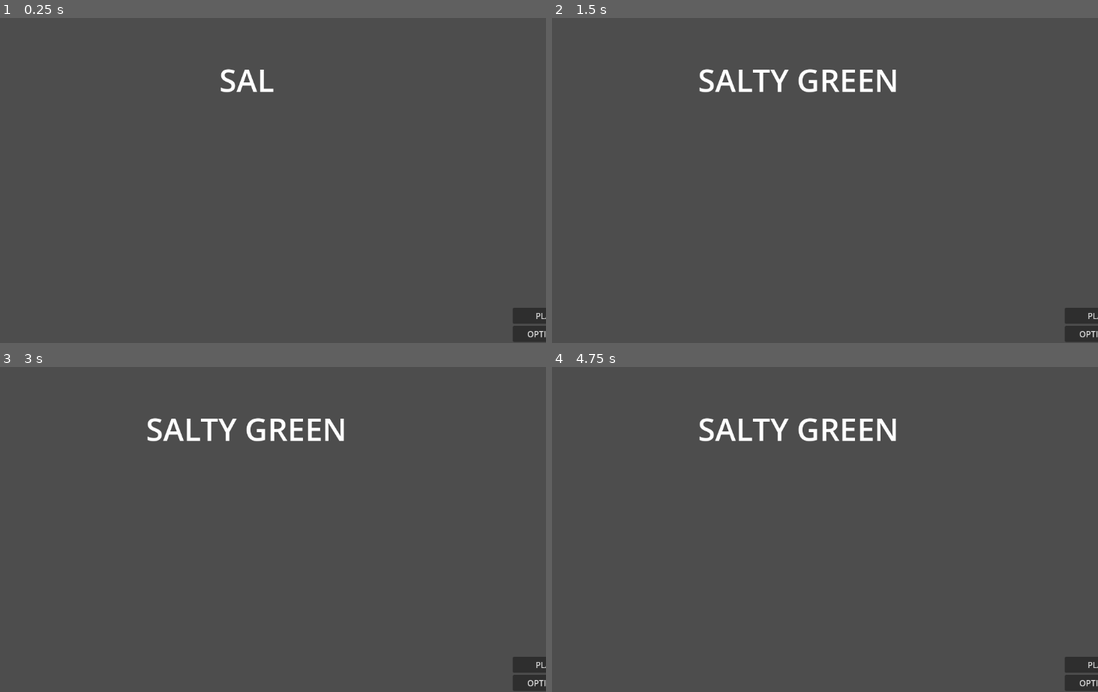
Above: before the commit, frames 1-4 (two rows, left to right).
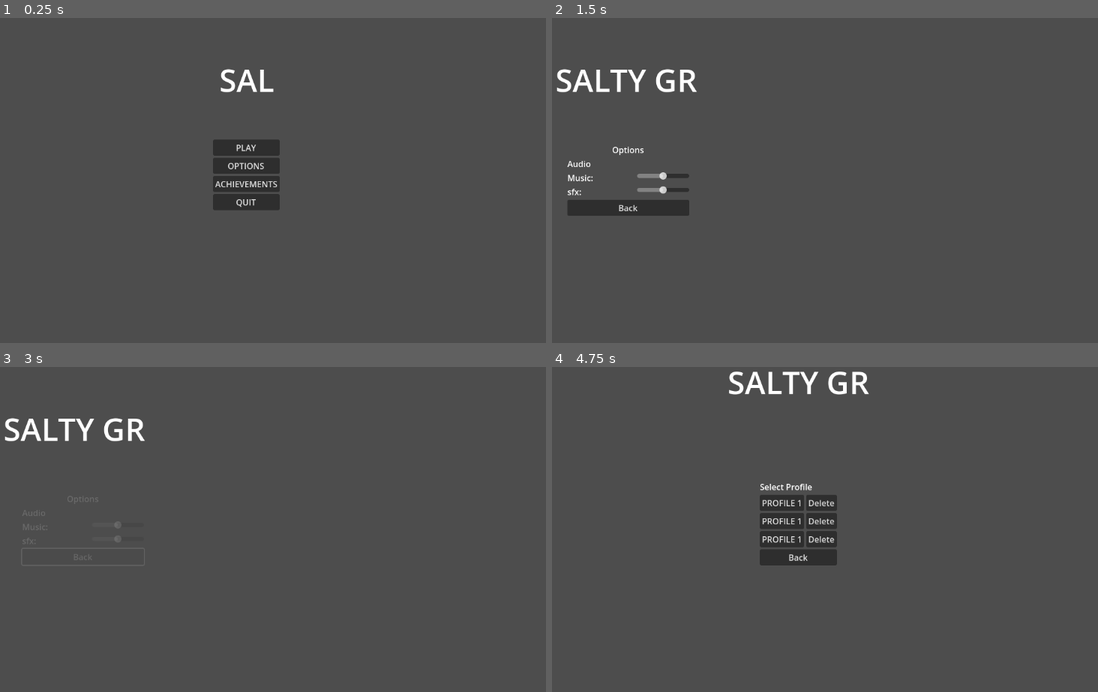
Above: after the commit, the same moments.

Repository: KoloidStudios/salty-green
Game: Godot game, scene res://src/ui/ui_menu.tscn
The game is run twice, just before and just after one commit, with the same random seed, the same clock (stepped at 60 frames per second) and the same inputs. This scene is started directly instead of the project's main scene.
Inputs (mouse positions are in pixels of both pictures, inside the frame that each line leads up to):
- Up to frame 1 (0.25 s): no input
- Up to frame 2 (1.5 s): click (797, 164) at 0.5 s, where only the run after the commit has a clickable "OPTIONS"; hold Right (right) from 1.28 s (still down)
- Up to frame 3 (3 s): tap Enter at 2 s; release Right (right) at 2.03 s; hold Down (down) 2.03-2.75 s; click (76, 555) at 2.75 s, where only the run after the commit has a clickable "Back"
- Up to frame 4 (4.75 s): click (797, 497) at 3.5 s, where only the run after the commit has a clickable "PLAY"; hold Right (right) from 4.28 s (still down)

The runs differ from the first frame. In frame 1, 2.8% of the frame differs, in the area x 39-100%, y 37-100%; in frame 2, 3.8%; in frame 3, 2.4%; in frame 4, 4.9%, in the area x 26-100%, y 1-100%.

Commit message:
ui: more speed on animation(i cant see well, srry)

Diff:
--- a/src/ui/ui_menu.tscn
+++ b/src/ui/ui_menu.tscn
@@ -1,6 +1,7 @@
-[gd_scene load_steps=7 format=3 uid="uid://uf3otym6vcdc"]
+[gd_scene load_steps=8 format=3 uid="uid://uf3otym6vcdc"]
 
 [ext_resource type="Script" path="res://src/ui/ui_menu.gd" id="1_dfvad"]
+[ext_resource type="Script" path="res://src/ui/audio.gd" id="2_wd0oq"]
 
 [sub_resource type="Animation" id="Animation_xls8m"]
 length = 0.001
@@ -219,7 +220,7 @@
 tracks/2/interp = 1
 tracks/2/loop_wrap = true
 tracks/2/keys = {
-"times": PackedFloat32Array(0.1, 0.9),
+"times": PackedFloat32Array(0.1, 1),
 "transitions": PackedFloat32Array(0.5, 0.5),
 "update": 0,
 "values": [Vector2(382.5, 98), Vector2(382.5, 8)]
@@ -255,7 +256,7 @@
 tracks/5/interp = 1
 tracks/5/loop_wrap = true
 tracks/5/keys = {
-"times": PackedFloat32Array(0, 0.4),
+"times": PackedFloat32Array(0, 0.5),
 "transitions": PackedFloat32Array(1, 1),
 "update": 1,
 "values": [true, false]
@@ -363,7 +364,7 @@
 
 [sub_resource type="Animation" id="Animation_q5drn"]
 resource_name = "options_pressed"
-length = 1.2
+length = 0.6
 tracks/0/type = "value"
 tracks/0/imported = false
 tracks/0/enabled = true
@@ -371,7 +372,7 @@
 tracks/0/interp = 1
 tracks/0/loop_wrap = true
 tracks/0/keys = {
-"times": PackedFloat32Array(0, 0.6),
+"times": PackedFloat32Array(0, 0.4),
 "transitions": PackedFloat32Array(0.5, 0.5),
 "update": 0,
 "values": [Vector2(512, 256), Vector2(296, 256)]
@@ -383,7 +384,7 @@
 tracks/1/interp = 1
 tracks/1/loop_wrap = true
 tracks/1/keys = {
-"times": PackedFloat32Array(0, 0.6),
+"times": PackedFloat32Array(0, 0.4),
 "transitions": PackedFloat32Array(0.5, 0.5),
 "update": 0,
 "values": [0.0, 0.0]
@@ -395,7 +396,7 @@
 tracks/2/interp = 1
 tracks/2/loop_wrap = true
 tracks/2/keys = {
-"times": PackedFloat32Array(0, 0.8),
+"times": PackedFloat32Array(0, 0.4),
 "transitions": PackedFloat32Array(0.5, 0.5),
 "update": 0,
 "values": [Vector2(382.5, 98), Vector2(52, 98)]
@@ -407,7 +408,7 @@
 tracks/3/interp = 1
 tracks/3/loop_wrap = true
 tracks/3/keys = {
-"times": PackedFloat32Array(0, 0.6),
+"times": PackedFloat32Array(0, 0.2),
 "transitions": PackedFloat32Array(0.5, 0.5),
 "update": 0,
 "values": [0.0, 0.0]
@@ -419,7 +420,7 @@
 tracks/4/interp = 1
 tracks/4/loop_wrap = true
 tracks/4/keys = {
-"times": PackedFloat32Array(0, 0.4),
+"times": PackedFloat32Array(0, 0.2),
 "transitions": PackedFloat32Array(0.5, 0.5),
 "update": 0,
 "values": [Color(1, 1, 1, 1), Color(1, 1, 1, 0)]
@@ -431,7 +432,7 @@
 tracks/5/interp = 1
 tracks/5/loop_wrap = true
 tracks/5/keys = {
-"times": PackedFloat32Array(0, 0.4),
+"times": PackedFloat32Array(0, 0.2),
 "transitions": PackedFloat32Array(1, 1),
 "update": 1,
 "values": [true, false]
@@ -443,10 +444,10 @@
 tracks/6/interp = 1
 tracks/6/loop_wrap = true
 tracks/6/keys = {
-"times": PackedFloat32Array(0.6, 1.2),
-"transitions": PackedFloat32Array(0.5, 0.5),
-"update": 0,
-"values": [Vector2(761, 293.5), Vector2(545, 293.5)]
+"times": PackedFloat32Array(0.2, 0.6),
+"transitions": PackedFloat32Array(0.5, 0.5),
+"update": 0,
+"values": [Vector2(207, 263.5), Vector2(132, 263.5)]
 }
 tracks/7/type = "value"
 tracks/7/imported = false
@@ -455,7 +456,7 @@
 tracks/7/interp = 1
 tracks/7/loop_wrap = true
 tracks/7/keys = {
-"times": PackedFloat32Array(0.6, 1.2),
+"times": PackedFloat32Array(0.2, 0.6),
 "transitions": PackedFloat32Array(0.5, 0.5),
 "update": 0,
 "values": [0.0, 0.0]
@@ -467,7 +468,7 @@
 tracks/8/interp = 1
 tracks/8/loop_wrap = true
 tracks/8/keys = {
-"times": PackedFloat32Array(0.8, 1.2),
+"times": PackedFloat32Array(0.4, 0.6),
 "transitions": PackedFloat32Array(1, 1),
 "update": 0,
 "values": [Color(1, 1, 1, 0), Color(1, 1, 1, 1)]
@@ -479,7 +480,7 @@
 tracks/9/interp = 1
 tracks/9/loop_wrap = true
 tracks/9/keys = {
-"times": PackedFloat32Array(0, 0.8),
+"times": PackedFloat32Array(0, 0.4),
 "transitions": PackedFloat32Array(1, 1),
 "update": 1,
 "values": [false, true]
@@ -515,10 +516,10 @@
 anchor_top = 0.218
 anchor_right = 0.5
 anchor_bottom = 0.218
-offset_left = 382.5
-offset_top = 98.0
-offset_right = 769.5
-offset_bottom = 184.0
+offset_left = -193.5
+offset_top = -43.264
+offset_right = 193.5
+offset_bottom = 42.7361
 grow_horizontal = 2
 grow_vertical = 2
 pivot_offset = Vector2(193.5, 43)
@@ -534,10 +535,10 @@
 anchor_top = 0.5
 anchor_right = 0.5
 anchor_bottom = 0.5
-offset_left = 512.0
-offset_top = 256.0
-offset_right = 640.0
-offset_bottom = 392.0
+offset_left = -64.0
+offset_top = -68.0
+offset_right = 64.0002
+offset_bottom = 68.0
 grow_horizontal = 2
 grow_vertical = 2
 pivot_offset = Vector2(64, 70)
@@ -567,10 +568,10 @@
 anchor_top = 0.5
 anchor_right = 0.5
 anchor_bottom = 0.5
-offset_left = 502.0
-offset_top = 241.0
-offset_right = 650.0
-offset_bottom = 407.001
+offset_left = -74.0
+offset_top = -83.0
+offset_right = 74.0
+offset_bottom = 83.0007
 grow_horizontal = 2
 grow_vertical = 2
 pivot_offset = Vector2(74, 26)
@@ -624,17 +625,55 @@
 anchor_top = 0.5
 anchor_right = 0.5
 anchor_bottom = 0.5
-offset_left = 545.0
-offset_top = 293.5
-offset_right = 607.0
-offset_bottom = 354.5
+offset_left = -31.0
+offset_top = -30.5
+offset_right = 203.0
+offset_bottom = 120.5
 grow_horizontal = 2
 grow_vertical = 2
-metadata/_edit_use_anchors_ = true
 
 [node name="Label" type="Label" parent="options"]
 layout_mode = 2
 text = "Options"
+horizontal_alignment = 1
+
+[node name="Label2" type="Label" parent="options"]
+layout_mode = 2
+text = "Audio"
+
+[node name="audio" type="VBoxContainer" parent="options"]
+layout_mode = 2
+script = ExtResource("2_wd0oq")
+
+[node name="music" type="HBoxContainer" parent="options/audio"]
+layout_mode = 2
+
+[node name="Label" type="Label" parent="options/audio/music"]
+custom_minimum_size = Vector2(130, 0)
+layout_mode = 2
+text = "Music:"
+
+[node name="music_slider" type="HSlider" parent="options/audio/music"]
+custom_minimum_size = Vector2(100, 0)
+layout_mode = 2
+max_value = 1.0
+step = 0.01
+value = 0.5
+
+[node name="sfx" type="HBoxContainer" parent="options/audio"]
+layout_mode = 2
+
+[node name="Label" type="Label" parent="options/audio/sfx"]
+custom_minimum_size = Vector2(130, 0)
+layout_mode = 2
+text = "sfx:"
+
+[node name="sfx_slider" type="HSlider" parent="options/audio/sfx"]
+custom_minimum_size = Vector2(100, 0)
+layout_mode = 2
+max_value = 1.0
+step = 0.01
+value = 0.5
 
 [node name="back" type="Button" parent="options"]
 layout_mode = 2
@@ -685,6 +724,8 @@
 [connection signal="pressed" from="main/play" to="." method="_on_play_pressed"]
 [connection signal="pressed" from="main/options" to="." method="_on_options_pressed"]
 [connection signal="pressed" from="profile/back" to="." method="_on_back_profile_pressed"]
+[connection signal="value_changed" from="options/audio/music/music_slider" to="options/audio" method="_on_music_slider_value_changed"]
+[connection signal="value_changed" from="options/audio/sfx/sfx_slider" to="options/audio" method="_on_sfx_slider_value_changed"]
 [connection signal="pressed" from="options/back" to="." method="_on_back_option_pressed"]
 [connection signal="pressed" from="quit/yes" to="." method="_on_quit_yes_pressed"]
 [connection signal="pressed" from="quit/no" to="." method="_on_quit_no_pressed"]
